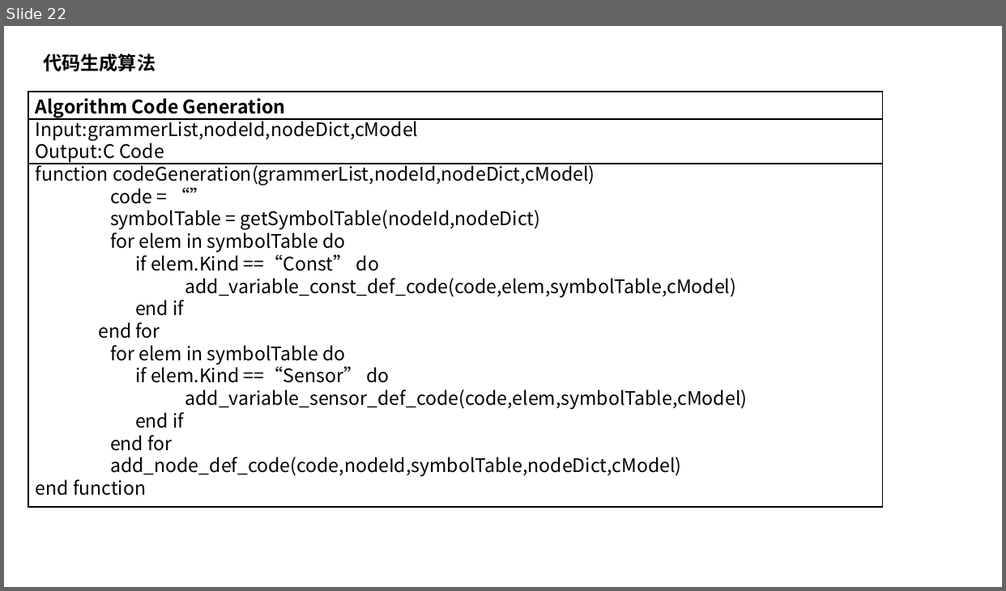
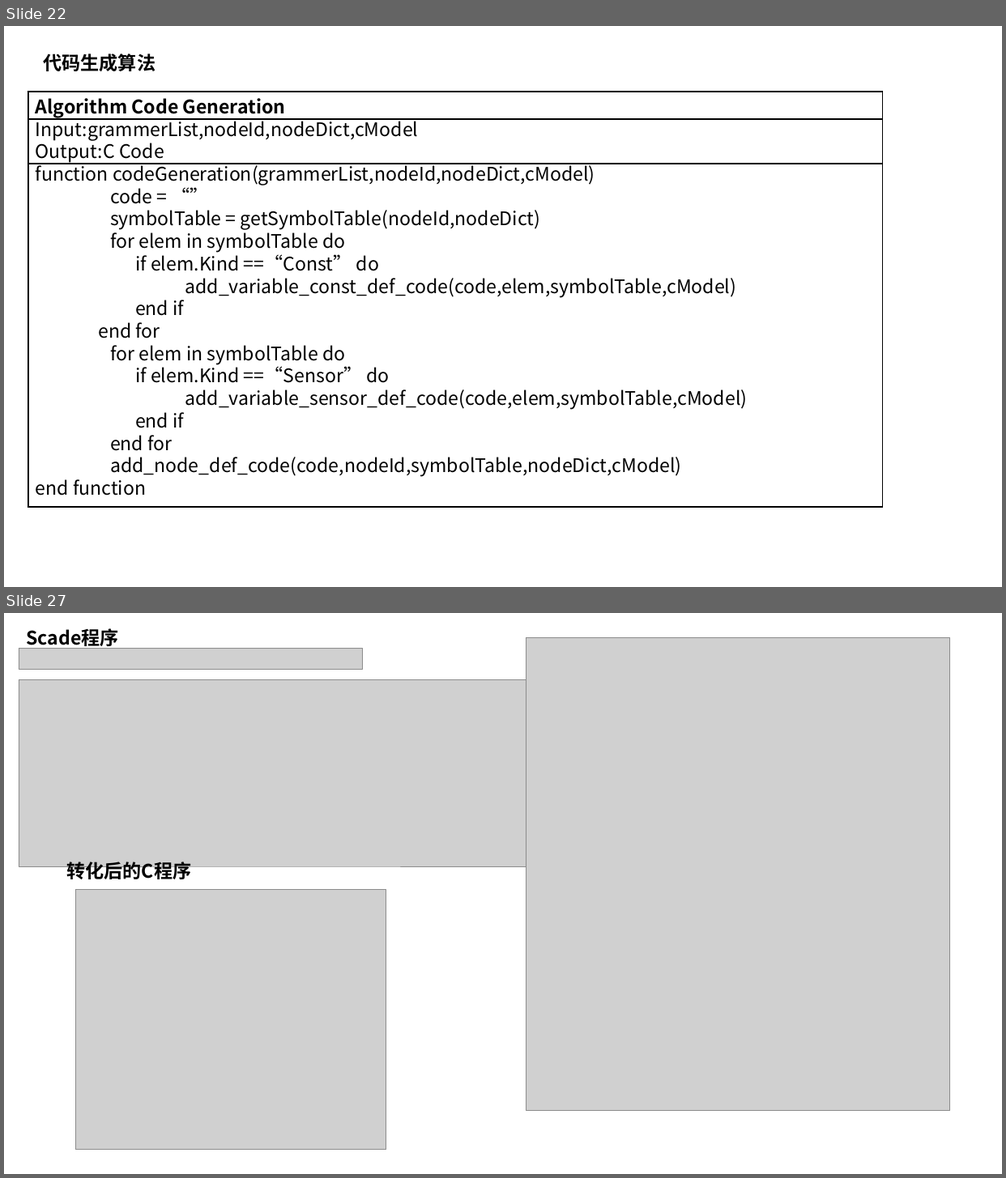
Before and after one commit to 6kuai300gmbzhc/SCADE2C, a slide deck: docs/scade.pptx. Shown one above the other, each under a label of ours: slide 22 before the commit, slides 22 and 27 after it; the slides between them are not shown. The pictures are 1006x591 and 1006x1178 pixels, drawn with LibreOffice and Linux fonts; fonts in the diff are those of the drawing; grey boxes stand for pictures. Boxes give left, top, right and bottom in pixels: in the first picture for what was removed or moved away, otherwise in the second. Text is boxed around its words. In the diff, an @@ line names an element or a change of style, - is before the commit and + after.

```diff
--- a/docs/scade.pptx
+++ b/docs/scade.pptx
@@ slide 27 added at [4, 613, 1002, 1174], background #FFFFFF @@
@@ text added at [27, 628, 119, 649], 18 pt, text #000000, bold @@
+Scade程序
@@ picture added at [19, 648, 363, 670] @@
@@ picture added at [526, 637, 950, 1111] @@
@@ picture added at [19, 680, 530, 867] @@
@@ text added at [67, 862, 192, 883], 18 pt, text #000000, bold @@
+转化后的C程序
@@ picture added at [75, 890, 386, 1151] @@
```
Also in this commit, not shown: 4 other slides added, 10 other files.
